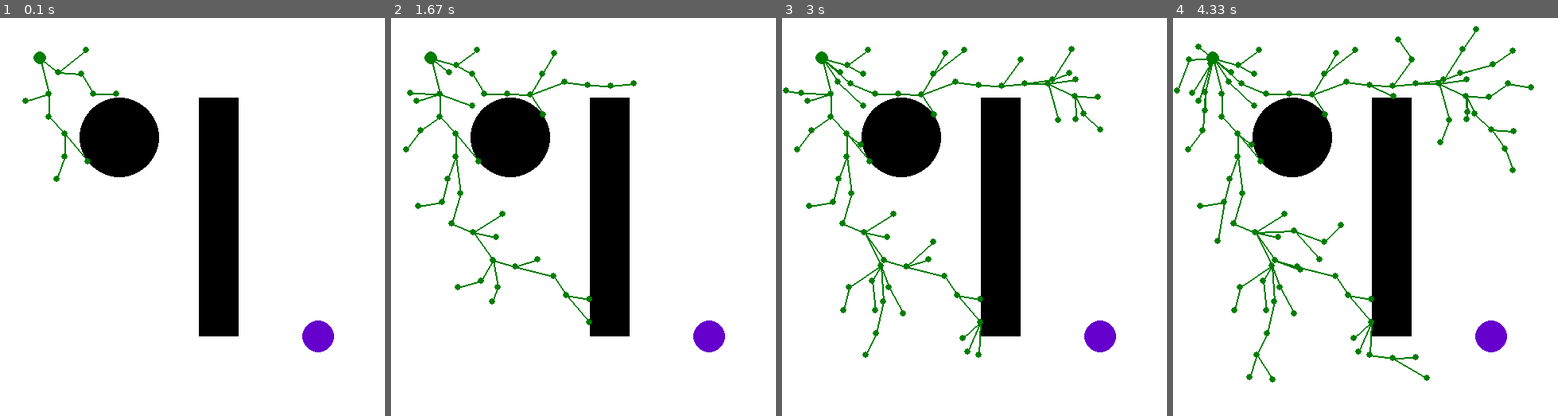
Above: before the commit, frames 1-4 (left to right).
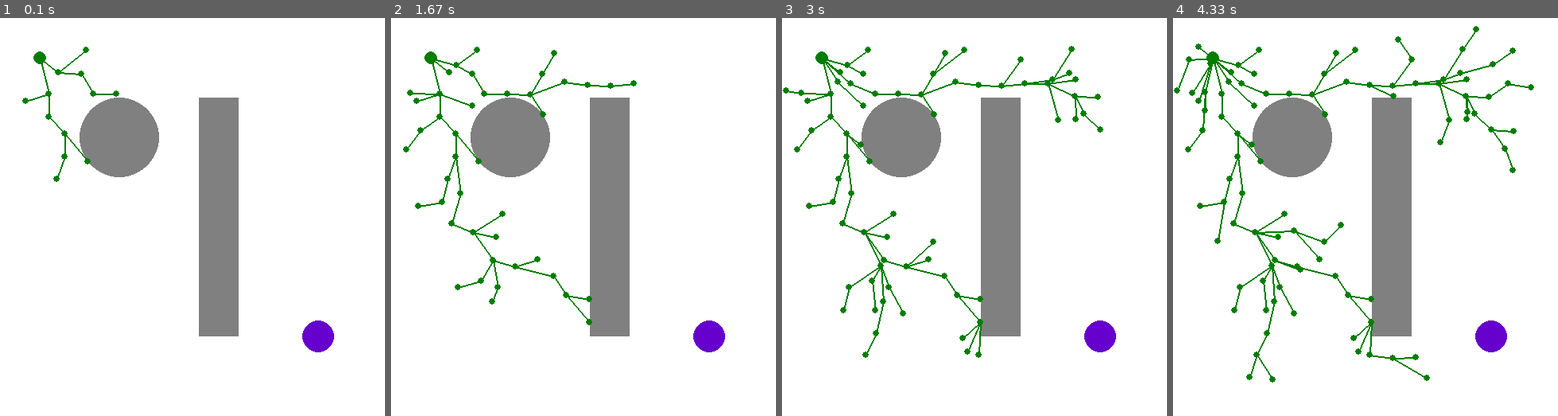
Above: after the commit, the same moments.

Repository: rafaelbarretorb/Path-Planning-Pygame
Game: pygame game, started from RRT/rrt_star.py
Two runs of this game, one before a commit and one after it. Both use one fixed random seed, a clock stepped at 60 frames per second and the inputs below. The source is Python 2; it was converted automatically to run under Python 3.
Inputs:
- Up to frame 1 (0.1 s): no input
- Up to frame 2 (1.67 s): no input
- Up to frame 3 (3 s): no input
- Up to frame 4 (4.33 s): no input

The runs differ from the first frame. In frame 1, 9.4% of the frame differs, in the area x 20-62%, y 20-80%; in frame 2, 9.4%; in frame 3, 9.4%; in frame 4, 9.4%.

Commit message:
add RRT classic code

Diff:
--- a/RRT/rrt.py
+++ b/RRT/rrt.py
@@ -0,0 +1,136 @@
+#!/usr/bin/env python
+
+import pygame
+import sys
+
+from constants import GREEN, RED, BLACK, WHITE, PURPLE, GRAY
+from tree import Tree
+from helper_functions import dist
+from node import Node
+
+from obstacles import Obstacles
+
+RADIUS = 50.0
+
+
+class RRT:
+	""" Class for RRT* Path Planning."""
+	def __init__(self,
+					start_point, goal_point,
+					max_num_nodes, min_num_nodes,
+					goal_tolerance, epsilon_min, epsilon_max, screen,
+					obstacles, obs_resolution):
+		self.screen = screen
+		self.obstacles = obstacles
+		self.obs_resolution = obs_resolution
+
+		self.nodes = list()
+		self.start_point = start_point
+		self.goal_point = goal_point
+
+		self.max_num_nodes = max_num_nodes
+		self.min_num_nodes = min_num_nodes
+		self.epsilon_min = epsilon_min
+		self.epsilon_max = epsilon_max
+
+		self.goal_tolerance = goal_tolerance
+		self.goal_found = False
+
+		self.tree = Tree('tree',
+							start_point,
+							node_color=GREEN,
+							connection_color=GREEN,
+							goal_node_color=BLACK,
+							path_color=RED,
+							goal_tolerance=20,
+							epsilon_min=epsilon_min,
+							epsilon_max=epsilon_max,
+							max_num_nodes=5000,
+							screen=self.screen,
+							obstacles=self.obstacles,
+							obs_resolution=self.obs_resolution)
+
+		self.tree.set_goal(Node(goal_point, None))
+		self.goal_node = self.tree.get_goal()
+
+	def constant_draw(self):
+		# GOAL POINT --> GRAY CIRCLE
+		pygame.draw.circle(self.screen, PURPLE, self.goal_point, self.goal_tolerance)
+
+	def planning(self):
+		""" ."""
+		path = list()
+		while self.keep_searching():
+			self.constant_draw()
+			pygame.display.update()
+
+			# Tree grows
+			self.tree.grow_tree(optimization=False)
+
+			new_node = self.tree.get_new_node()
+
+			if not self.goal_found:
+				if self.is_goal_reached(new_node, self.goal_node):
+					self.goal_found = True
+					self.goal_node = self.tree.set_goal(new_node)
+			else:
+				path = self.tree.compute_path()
+
+		return path
+
+	def keep_searching(self):
+		""" ."""
+		tree_size = self.tree.get_nodes_length()
+		if tree_size > self.max_num_nodes:
+			return False
+		else:
+			return True
+
+	def is_goal_reached(self, n1, n2):
+		""" ."""
+		distance = dist(n1.point, n2.point)
+		if (distance <= self.goal_tolerance):
+			return True
+		return False
+
+
+def main():
+	XDIM = 500
+	YDIM = 500
+	WINSIZE = (XDIM, YDIM)
+	MAX_NUM_NODES = 800
+	MIN_NUM_NODES = 400
+	pygame.init()
+	screen = pygame.display.set_mode(WINSIZE)
+	pygame.display.set_caption('RRT Path Planning')
+	screen.fill(WHITE)
+	running = True
+
+	# Obstacles
+	obs = Obstacles(screen, GRAY)
+	obs.make_circle(150, 150, 50)
+	obs.make_rect(250, 100, 50, 300)
+	obs.draw()
+
+	obs_resolution = 5
+
+	start_point = (50, 50)
+	goal_point = (400, 400)
+	goal_tolerance = 20
+
+	rrt = RRT(start_point, goal_point, MAX_NUM_NODES, MIN_NUM_NODES,
+				goal_tolerance, 0, 30, screen,
+				obs, obs_resolution)
+
+	path = rrt.planning()
+	print "Final Path: "
+	print path
+
+	while running:
+		for event in pygame.event.get():
+			if event.type == pygame.QUIT:
+				running = False
+
+
+if __name__ == '__main__':
+    main()
--- a/RRT/rrt_star.py
+++ b/RRT/rrt_star.py
@@ -3,7 +3,7 @@
 import pygame
 import sys
 
-from constants import GREEN, RED, BLACK, WHITE, YELLOW, PURPLE
+from constants import GREEN, RED, BLACK, WHITE, YELLOW, PURPLE, GRAY
 from tree import Tree
 from helper_functions import dist
 from node import Node
@@ -104,48 +104,43 @@
         return False
 
 
-XDIM = 500
-YDIM = 500
-WINSIZE = (XDIM, YDIM)
-EPSILON = 7.0
-MAX_NUM_NODES = 1000
-MIN_NUM_NODES = 200
-
 def main():
+    XDIM = 500
+    YDIM = 500
+    WINSIZE = (XDIM, YDIM)
+    MAX_NUM_NODES = 800
+    MIN_NUM_NODES = 400
     pygame.init()
-    # set_mode(size=(0, 0), flags=0, depth=0, display=0, vsync=0)
-    screen = pygame.display.set_mode(WINSIZE, pygame.RESIZABLE, 32)
+    screen = pygame.display.set_mode(WINSIZE)
     pygame.display.set_caption('RRT* Path Planning')
     screen.fill(WHITE)
+    running = True
 
     # Obstacles
-    obs = Obstacles(screen, BLACK)
+    obs = Obstacles(screen, GRAY)
     obs.make_circle(150, 150, 50)
     obs.make_rect(250, 100, 50, 300)
     obs.draw()
 
     obs_resolution = 5
 
-    start_point = [50, 50]
-    goal_point = [400, 400]
+    start_point = (50, 50)
+    goal_point = (400, 400)
     goal_tolerance = 20
+
     rrt_star = RRTStar(start_point, goal_point, MAX_NUM_NODES, MIN_NUM_NODES,
                        goal_tolerance, 0, 30, screen,
                        obs, obs_resolution)
 
     path = rrt_star.planning()
-    pause = True
-    # for e in pygame.event.get():
-    #     if e.type == QUIT or (e.type == KEYUP and e.key == K_ESCAPE):
-    #         sys.exit("Leaving because you requested it.")
-    # pygame.display.update()
+    print "Final Path: "
+    print path
 
-    while pause:
+    while running:
         for event in pygame.event.get():
+            if event.type == pygame.QUIT:
+                running = False
 
-            if event.type == pygame.QUIT:
-                pygame.quit()
-                quit()
 
 if __name__ == '__main__':
     main()
--- a/RRT/rrt_star_smart_dual_tree.py
+++ b/RRT/rrt_star_smart_dual_tree.py
@@ -14,7 +14,8 @@
 	def __init__(self, start_point, goal_point,
                  max_num_nodes, min_num_nodes,
                  goal_tolerance, epsilon_min, epsilon_max, screen,
-                 obstacles, obs_resolution):
+                 obstacles, obs_resolution,
+				 biasing_ratio):
 		self.screen = screen
 		self.obstacles = obstacles
 		self.obs_resolution = obs_resolution
@@ -65,14 +66,14 @@
 
 		self.n = None  # iteration where initial path found
 		self.it = 0
+		self.biasing_ratio = biasing_ratio
 
 	def planning(self):
 		""" ."""
-		b = 100
 		j = 1
 		first_path_computed = False
 		while self.keep_searching():
-			if self.n != None and self.it == (self.n + j*b):
+			if self.n != None and self.it == (self.n + j*self.biasing_ratio):
 				self.tree.grow_tree(random_sample=False)
 				j = j + 1
 
@@ -136,18 +137,18 @@
 			return True
 
 
-XDIM = 500
-YDIM = 500
-WINSIZE = [XDIM, YDIM]
-EPSILON = 7.0
-MAX_NUM_NODES = 2000
-MIN_NUM_NODES = 500
-
 def main():
+	XDIM = 500
+	YDIM = 500
+	WINSIZE = [XDIM, YDIM]
+	MAX_NUM_NODES = 800
+	MIN_NUM_NODES = 400
 	pygame.init()
 	screen = pygame.display.set_mode(WINSIZE)
 	pygame.display.set_caption('RRT* Dual Tree Path Planning')
 	screen.fill(WHITE)
+	running = True
+	pygame.display.flip()
 
 	# Obstacles
 	obs = Obstacles(screen, GRAY)
@@ -161,25 +162,22 @@
 	goal_point = (400, 400)
 	goal_tolerance = 20
 
+	bias_ratio = 50
+
 	rrt_star_smart_dual = RRTStarSmartDualTree(start_point, goal_point,
 								MAX_NUM_NODES, MIN_NUM_NODES, goal_tolerance, 0, 30,
-								screen, obs, obs_resolution)
+								screen, obs, obs_resolution,
+								bias_ratio)
 
 	path = rrt_star_smart_dual.planning()
-	print "Path: "
+
+	print "Final Path: "
 	print path
-	pause = True
-	# for e in pygame.event.get():
-	#     if e.type == QUIT or (e.type == KEYUP and e.key == K_ESCAPE):
-	#         sys.exit("Leaving because you requested it.")
-	# pygame.display.update()
 
-	while pause:
+	while running:
 		for event in pygame.event.get():
-
 			if event.type == pygame.QUIT:
-				pygame.quit()
-                quit()
+				running = False
 
 
 if __name__ == '__main__':
--- a/RRT/tree.py
+++ b/RRT/tree.py
@@ -128,42 +128,49 @@
 
 		pygame.display.update()
 
-	def grow_tree(self, random_sample=True):
+	def grow_tree(self, random_sample=True, samples_per_beacon=5, optimization=True):
 		""" ."""
 		found_next = False
 		if random_sample:
 			while found_next == False:
 				p_rand = self.sample_free()
-				if self.found_next_node(p_rand):
+				if self.found_next_node(p_rand, optimization):
 					found_next = True
 		else:
-			# Intelligent Sampling
-			for beacon in self.beacons:
-				found_next = False
-				while found_next == False:
-					p_rand = self.sample_free(random_sample=False, beacon_point=beacon.point)
-					if self.found_next_node(p_rand):
-						found_next = True
-
-	def found_next_node(self, random_point):
+			# Intelligent Sampling only the intermediate beacons
+			start = 1
+			end = (len(self.beacons) - 1)
+			for i in range(samples_per_beacon):
+				for beacon in self.beacons[start: end]:
+					found_next = False
+					while found_next == False:
+						p_rand = self.sample_free(random_sample=False, beacon_point=beacon.point)
+						if self.found_next_node(p_rand, optimization):
+							found_next = True
+
+	def found_next_node(self, random_point, optimization=True):
 		""" ."""
 		n_nearest = self.get_nearest(random_point)
 		p_new = self.steer(n_nearest.point, random_point)
 		if self.obstacle_free(n_nearest.point, p_new):
-			self.insert_node(p_new, n_nearest)
+			self.insert_node(p_new, n_nearest, optimization)
 			return True
 		else:
 			return False
 
-	def insert_node(self, p_new, n_nearest):
+	def insert_node(self, p_new, n_nearest, optimization=True):
 		""" ."""
 		parent_node = n_nearest
 		new_node = Node(p_new, parent_node)
-		new_node = self.choose_parent(new_node, parent_node)
+		if optimization:
+			new_node = self.choose_parent(new_node, parent_node)
 		self.nodes.append(new_node)
 
 		self.nodes[-1].id = len(self.nodes) - 1
-		self.rewire(new_node)
+
+		if optimization:
+			self.rewire(new_node)
+
 		self.new_node = self.nodes[-1]
 
 		# Draw the new connection
@@ -289,7 +296,7 @@
 
 		while current_node.parent != None:
 			path.insert(0, current_node.point)
-			self.beacons.append(current_node)
+			self.beacons.insert(0, current_node)
 
 			current_node = current_node.parent
 
